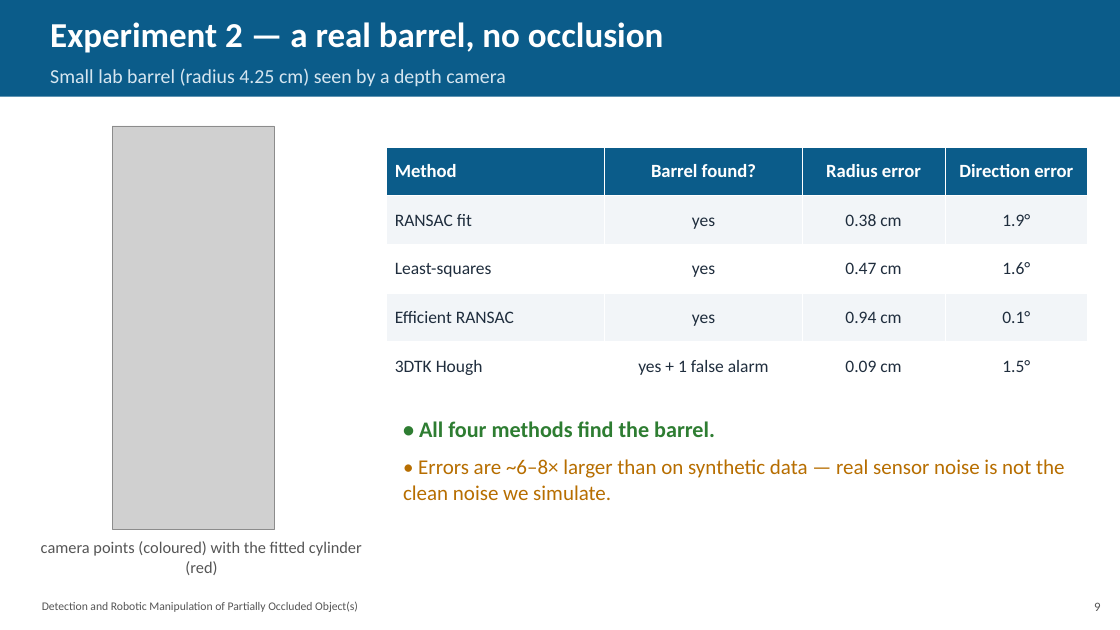
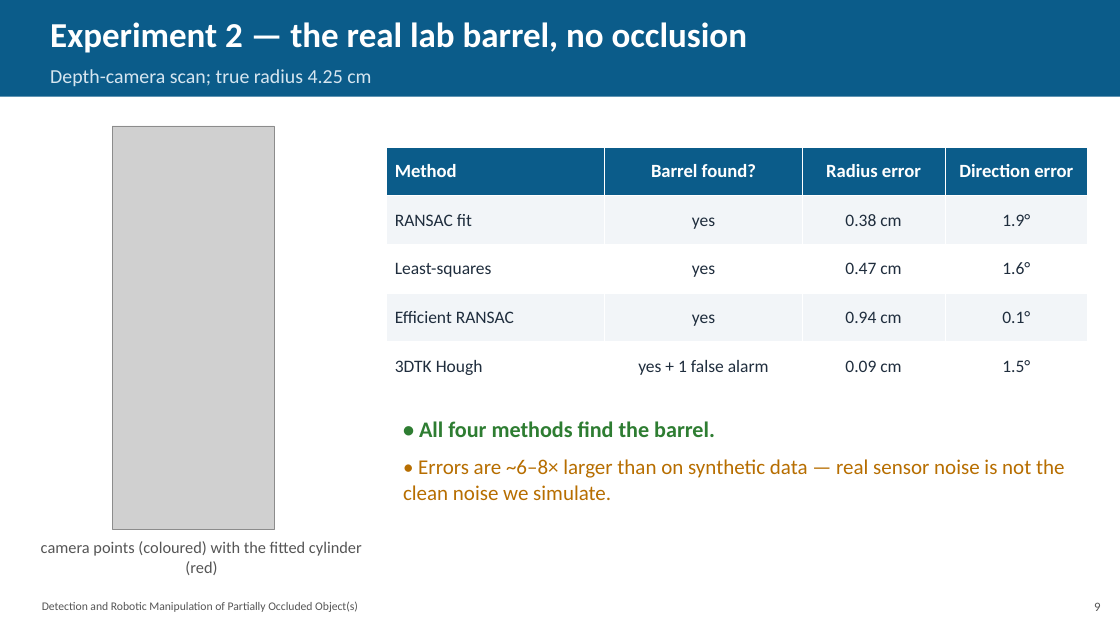
Before and after one commit to coder-1011/barrel-detection, a slide deck: slide 10 of researchwrite/evaluation_presentation.pptx. Drawn at 1120x630 pixels with LibreOffice and Linux fonts; fonts in the diff are those of the drawing; grey boxes stand for pictures. Boxes give left, top, right and bottom in pixels: in the first picture for what was removed or moved away, otherwise in the second. Text is boxed around its words. In the diff, an @@ line names an element or a change of style, - is before the commit and + after.

```diff
--- a/researchwrite/evaluation_presentation.pptx
+++ b/researchwrite/evaluation_presentation.pptx
@@ text at [50,22,747,86]: text changed; size 17 to 30 pt; text colour #D6E6F0 to #FFFFFF; bold on @@
-Experiment 2 — a real barrel, no occlusion
-Small lab barrel (radius 4.25 cm) seen by a depth camera
+Experiment 2 — the real lab barrel, no occlusion
+Depth-camera scan; true radius 4.25 cm
```
Also in this commit, not shown: 9 other slides changed, 1 slide added, 1 slide removed, 6 other files.
